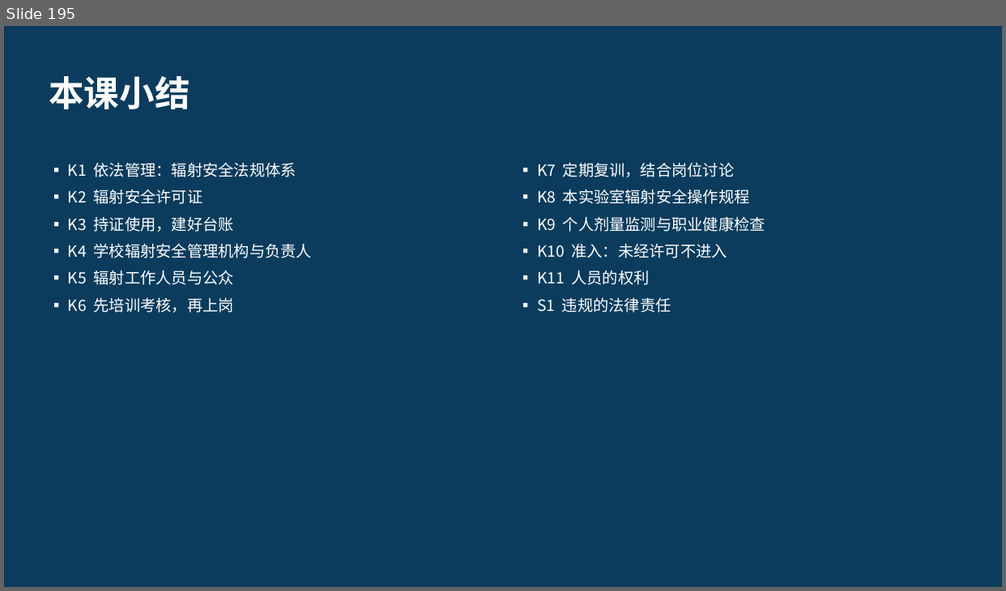
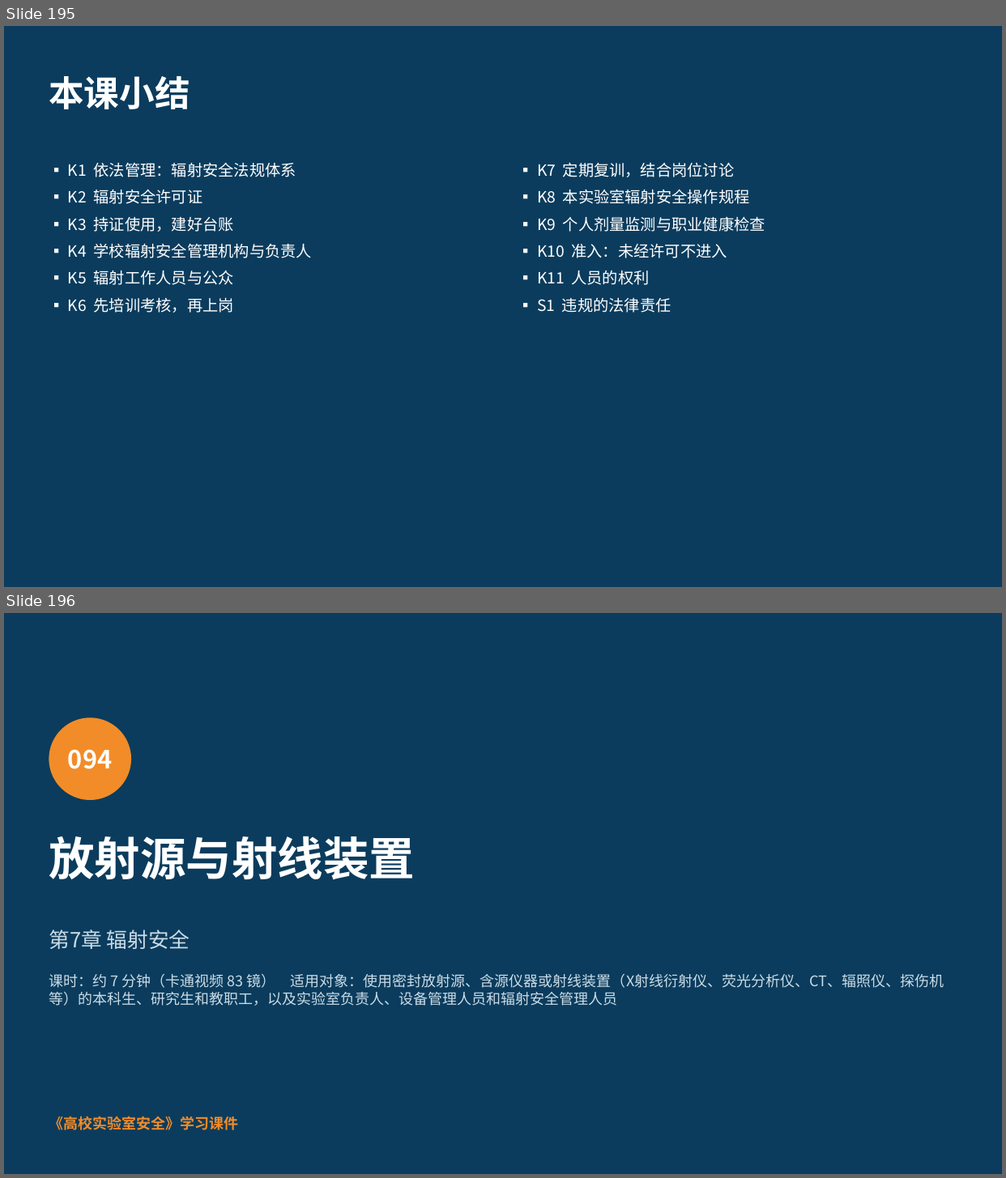
Before and after one commit to hanrongwx-max/videoyoutubo, a slide deck: course/高校实验室安全/课件/第7章_辐射安全.pptx. Shown one above the other, each under a label of ours: slide 195 before the commit, slides 195 and 196 after it. The pictures are 1006x591 and 1006x1178 pixels, drawn with LibreOffice and Linux fonts; fonts in the diff are those of the drawing. Boxes give left, top, right and bottom in pixels: in the first picture for what was removed or moved away, otherwise in the second. Text is boxed around its words. In the diff, an @@ line names an element or a change of style, - is before the commit and + after.

```diff
--- a/course/高校实验室安全/课件/第7章_辐射安全.pptx
+++ b/course/高校实验室安全/课件/第7章_辐射安全.pptx
@@ slide 196 added at [4,613,1002,1174], background #0B3C5D @@
@@ ellipse added at [49,717,131,800], fill #F28C28 @@
@@ text added at [68,749,113,769], 24 pt, text #FFFFFF, bold @@
+094
@@ text added at [49,837,415,880], 44 pt, text #FFFFFF, bold @@
+放射源与射线装置
@@ text added at [49,930,190,949], 20 pt, text #CADCE6 @@
+第7章 辐射安全
@@ text added at [49,974,944,1006], 14 pt, text #CADCE6 @@
+课时：约 7 分钟（卡通视频 83 镜） 适用对象：使用密封放射源、含源仪器或射线装置（X射线衍射仪、荧光分析仪、CT、辐照仪、探伤机等）的本科生、研究生和教职工，以及实验室负责人、设备管理人员和辐射安全管理人员
@@ text added at [49,1116,238,1131], 14 pt, text #F28C28, bold @@
+《高校实验室安全》学习课件
```
Also in this commit, not shown: 20 other slides added, 2 other files.
